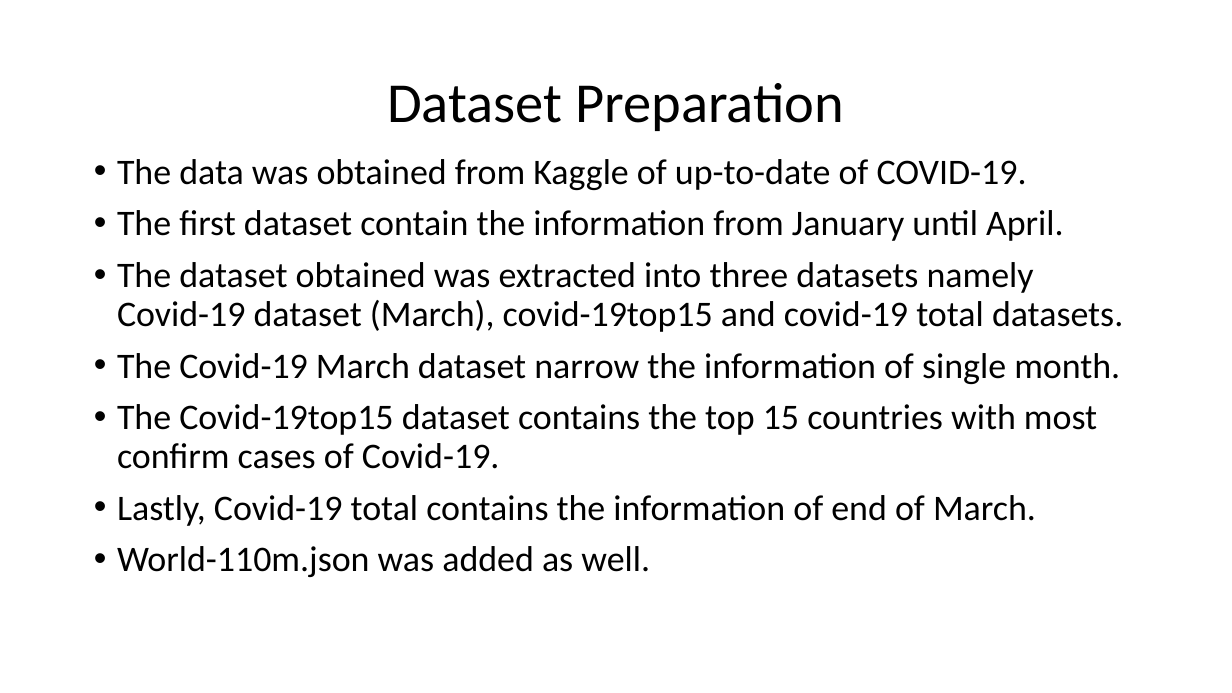
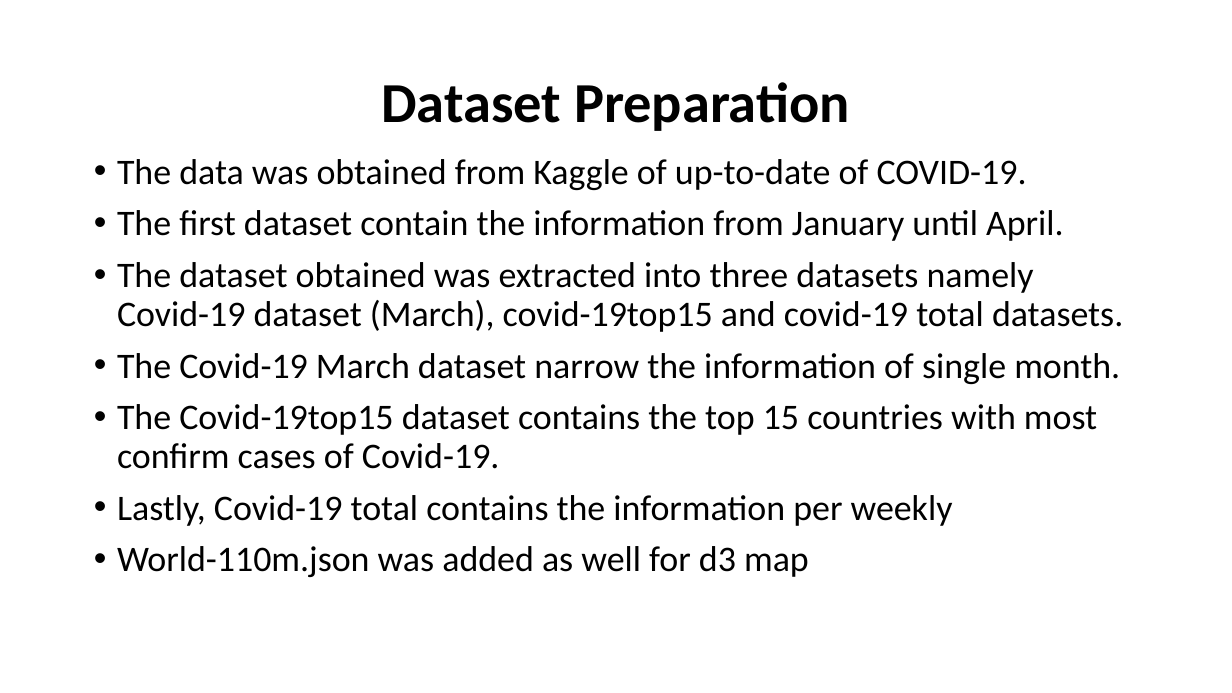
Before and after one commit to haziqqbaharin/CI5305-Project, a slide deck: slide 7 of Covid-19 Dashboard.pptx (slide 6 before the commit). Drawn at 1232x693 pixels with LibreOffice and Linux fonts; fonts in the diff are those of the drawing. Boxes give left, top, right and bottom in pixels: in the first picture for what was removed or moved away, otherwise in the second. Text is boxed around its words. In the diff, an @@ line names an element or a change of style, - is before the commit and + after.

```diff
--- a/Covid-19 Dashboard.pptx
+++ b/Covid-19 Dashboard.pptx
@@ title "Dataset Preparation" at [381, 82, 850, 131]: bold on @@
@@ text at [117, 495, 953, 577]: text changed @@
-• Lastly, Covid-19 total contains the information of end of March.
-• World-110m.json was added as well.
+• Lastly, Covid-19 total contains the information per weekly
+• World-110m.json was added as well for d3 map
```
Also in this commit, not shown: 12 other slides changed, 2 slides added, 3 slides removed, 1 other file.
